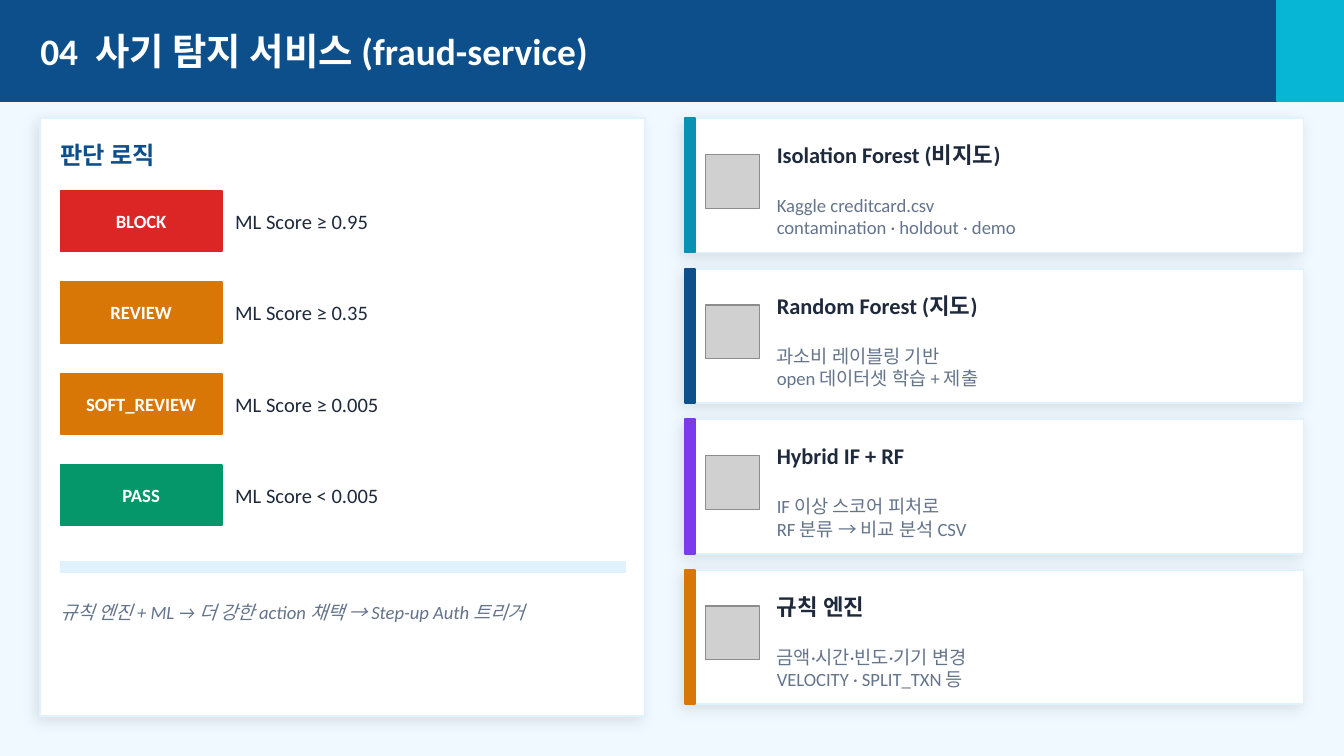
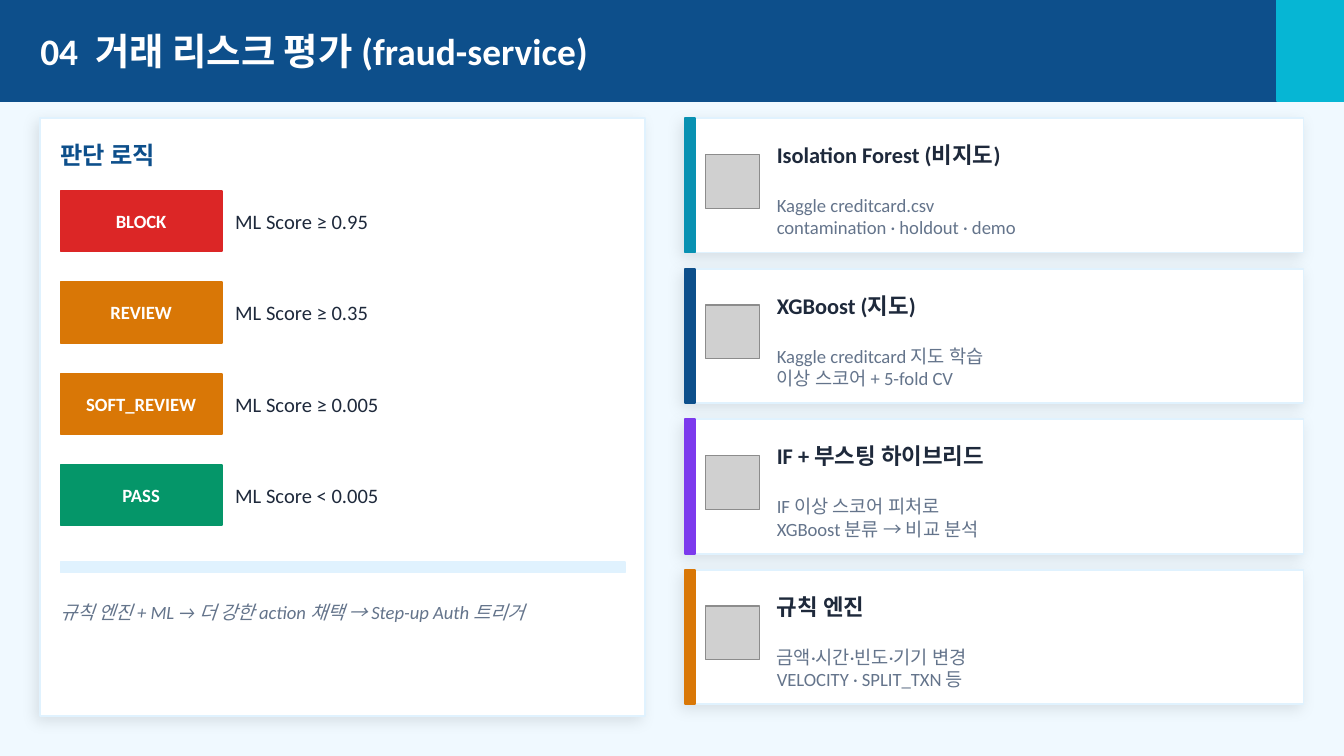
Before and after one commit to kerbosalstjidentity-spec/cap_stone, a slide deck: slide 6 of docs/presentations/PayWise_중간발표.pptx. Drawn at 1344x756 pixels with LibreOffice and Linux fonts; fonts in the diff are those of the drawing; grey boxes stand for pictures. Boxes give left, top, right and bottom in pixels: in the first picture for what was removed or moved away, otherwise in the second. Text is boxed around its words. In the diff, an @@ line names an element or a change of style, - is before the commit and + after.

```diff
--- a/docs/presentations/PayWise_중간발표.pptx
+++ b/docs/presentations/PayWise_중간발표.pptx
@@ text at [40, 33, 587, 71]: text changed @@
-04 사기 탐지 서비스 (fraud-service)
+04 거래 리스크 평가 (fraud-service)
@@ text at [777, 295, 916, 317]: text changed @@
-Random Forest (지도)
+XGBoost (지도)
@@ text at [777, 347, 983, 387]: text changed @@
-과소비 레이블링 기반
-open 데이터셋 학습 + 제출
+Kaggle creditcard 지도 학습
+이상 스코어 + 5-fold CV
@@ text at [777, 445, 984, 466]: text changed @@
-Hybrid IF + RF
+IF + 부스팅 하이브리드
@@ text at [777, 520, 978, 538]: text changed @@
-RF 분류 → 비교 분석 CSV
+XGBoost 분류 → 비교 분석
```
Also in this commit, not shown: 4 other slides changed, 23 other files.
